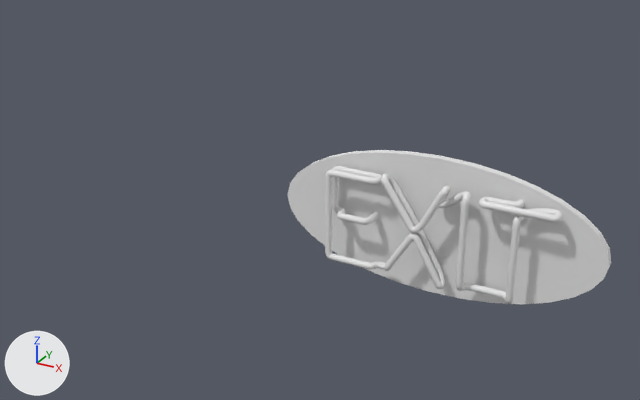
The Blender file BlenderWork/ExitSign(NeonVr).blend, before and after one commit.
The view is the same before and after, from a 50 mm camera at (2.29, -4.15, 2.44) aimed at (-0.12, 0.21, 0.26). Lighting does not change. The marker at lower left points along +X, +Y and +Z. The same objects are shown in both versions, whatever each file hides.

Names of what the first picture shows: 'BackBoard', 'ExitSign'.
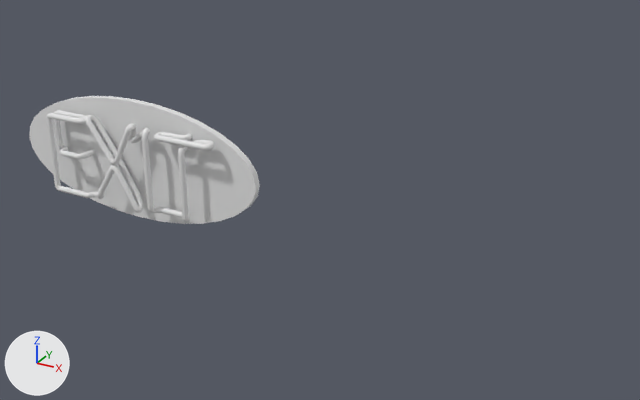
The edits, one by one:
Object 'ExitSign' (ob_exitsign) moves from (0.0, 0.0, 0.0) to (-2.157, 0.0, 0.0).
Object 'BackBoard' (ob_backboard) moves from (0.0, 0.0, 0.0) to (-2.157, 0.005, 0.0).

Boxes [x1, y1, x2, y2] around the edits, measured in the pictures (640 x 400 px):
'BackBoard', moved: before [288, 150, 611, 304]; after [29, 96, 260, 224]
'ExitSign', moved: before [325, 166, 563, 304]; after [46, 110, 215, 222]
